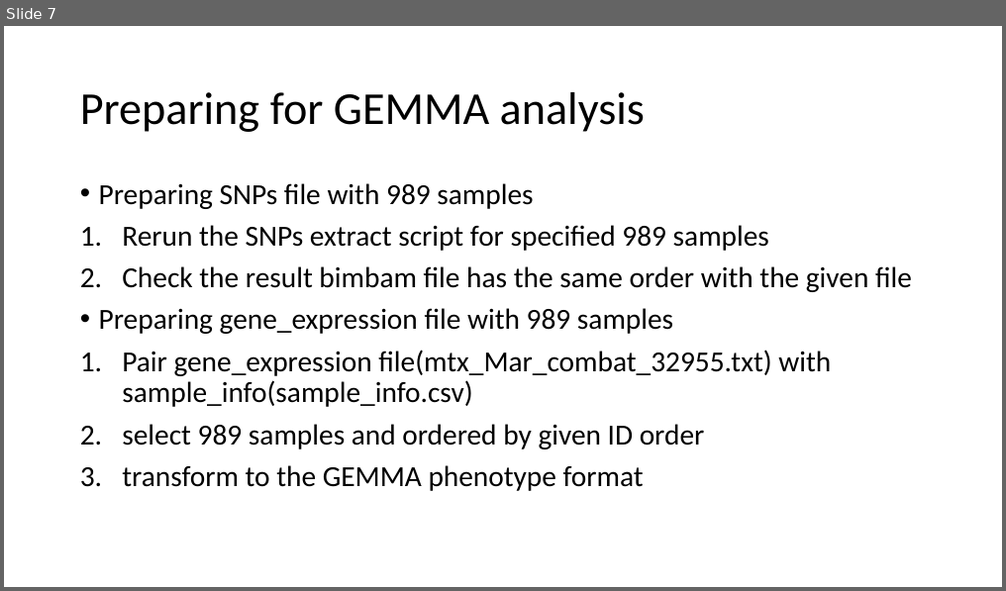
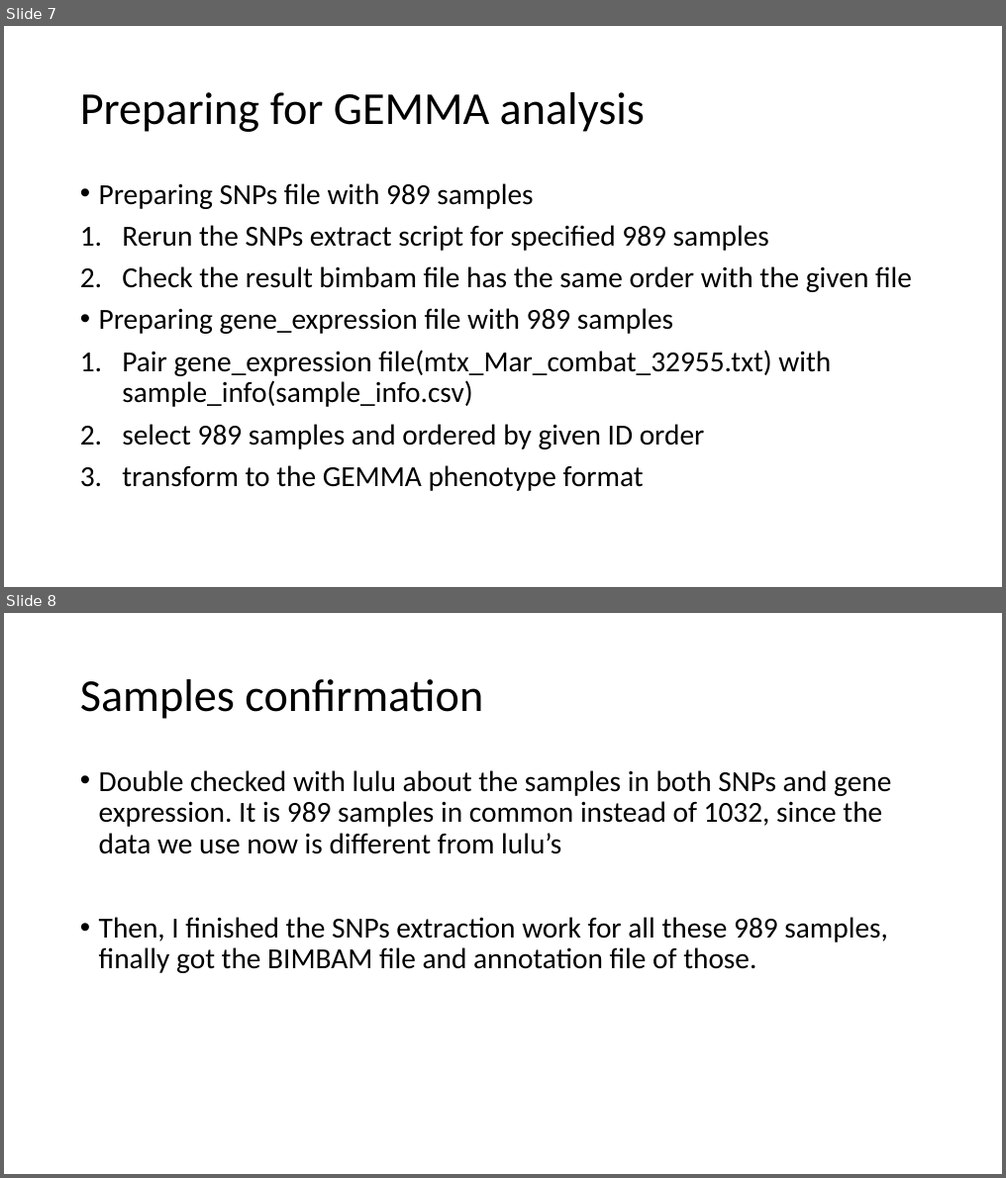
Before and after one commit to yuemolin/TWAS_study, a slide deck: presentation/Presentation1.pptx. Shown one above the other, each under a label of ours: slide 7 before the commit, slides 7 and 8 after it. The pictures are 1006x591 and 1006x1178 pixels, drawn with LibreOffice and Linux fonts; fonts in the diff are those of the drawing. Boxes give left, top, right and bottom in pixels: in the first picture for what was removed or moved away, otherwise in the second. Text is boxed around its words. In the diff, an @@ line names an element or a change of style, - is before the commit and + after.

```diff
--- a/presentation/Presentation1.pptx
+++ b/presentation/Presentation1.pptx
@@ slide 8 added at (x1=4, y1=613, x2=1002, y2=1174), background #FFFFFF @@
@@ title added at (x1=80, y1=679, x2=483, y2=719), 44 pt, text #000000 @@
+Samples confirmation
@@ text added at (x1=99, y1=770, x2=891, y2=973), 28 pt, text #000000 @@
+• Double checked with lulu about the samples in both SNPs and gene expression. It is 989 samples in common instead of 1032, since the data we use now is different from lulu’s
+• Then, I finished the SNPs extraction work for all these 989 samples, finally got the BIMBAM file and annotation file of those.
```
Also in this commit, not shown: 1 slide changed, 4 other slides added, 1 slide removed.
